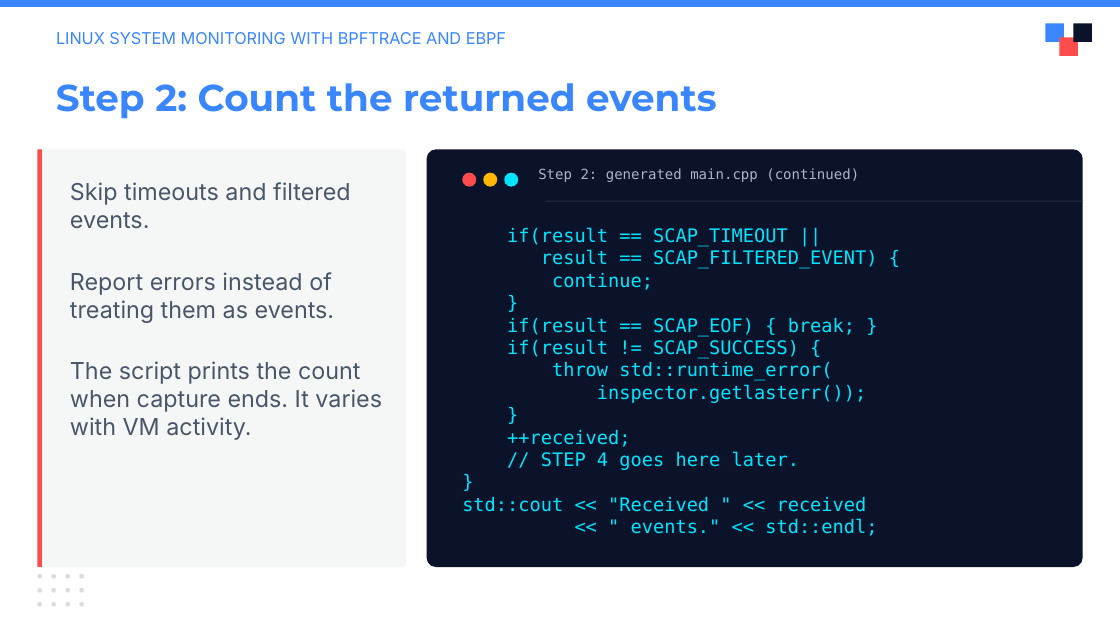
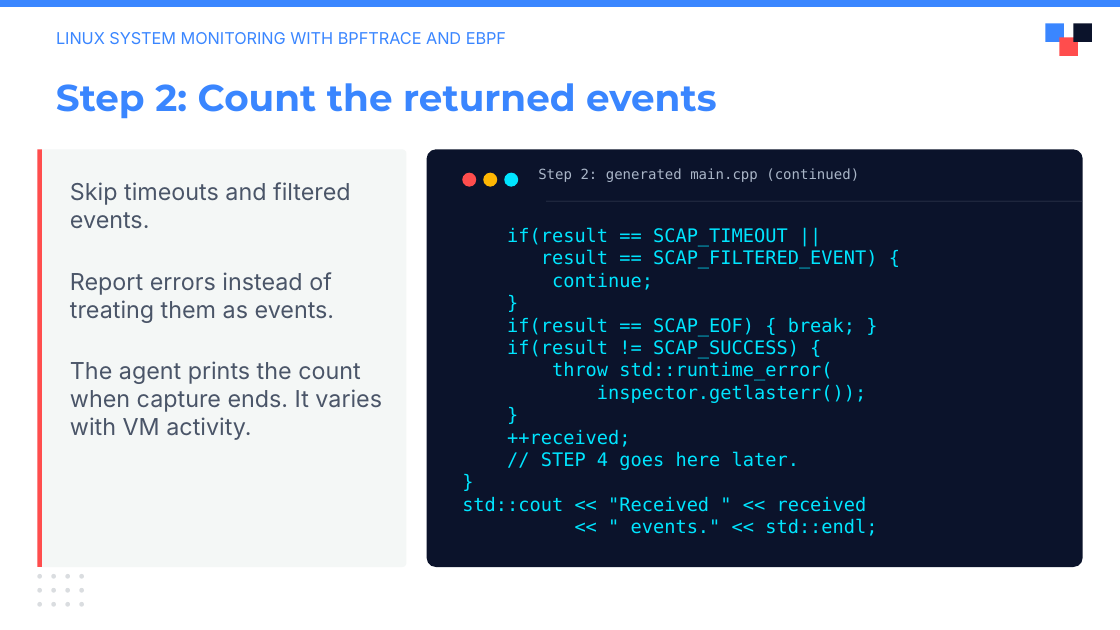
Before and after one commit to julianshalaby-perj/falco-libs-workshop, a slide deck: slide 10 of presentation/falco-libs-intro.pptx. Drawn at 1120x630 pixels with LibreOffice and Linux fonts; fonts in the diff are those of the drawing; background and template pictures are left out. Boxes give left, top, right and bottom in pixels: in the first picture for what was removed or moved away, otherwise in the second. Text is boxed around its words. In the diff, an @@ line names an element or a change of style, - is before the commit and + after.

Commit message:
Show separate rebuild and capture command after each step

```diff
--- a/presentation/falco-libs-intro.pptx
+++ b/presentation/falco-libs-intro.pptx
@@ text at (x1=70, y1=361, x2=382, y2=440): text changed @@
-The script prints the count when capture ends. It varies with VM activity.
+The agent prints the count when capture ends. It varies with VM activity.
```
Also in this commit, not shown: 9 other slides changed.
